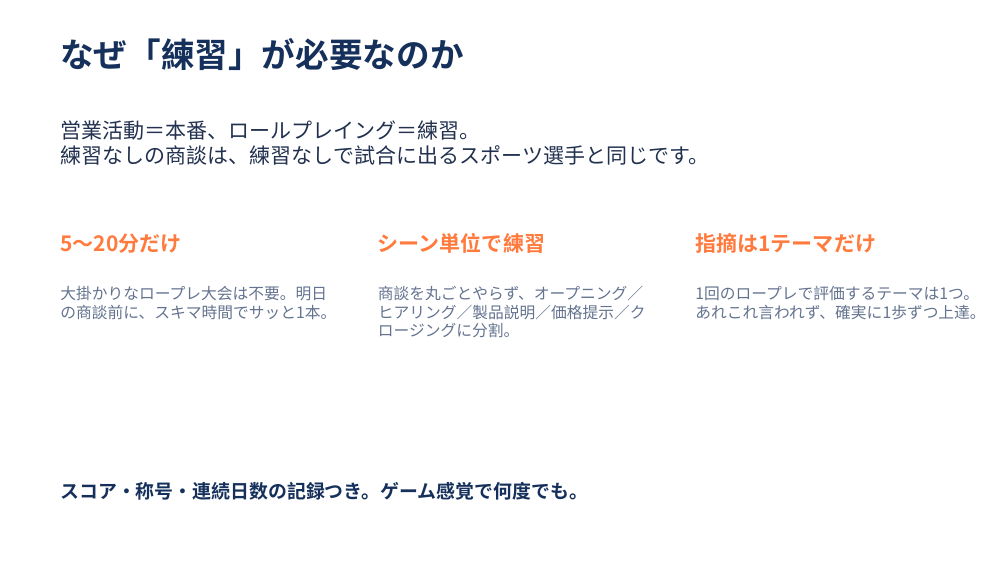
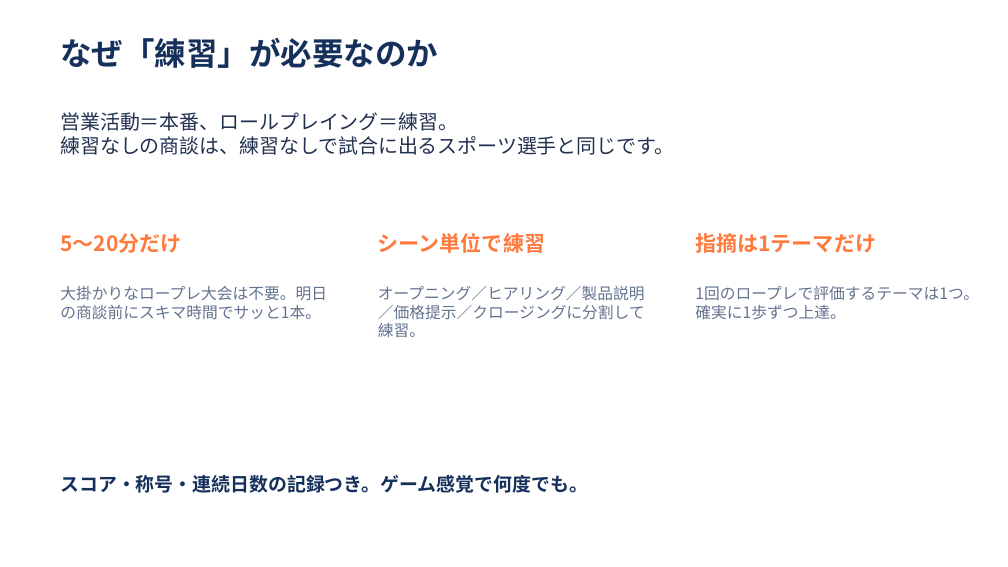
Before and after one commit to natatun1698/claude-code-on-the-web-html, a slide deck: slide 2 of sales-dojo/docs/商談ロープレ道場_初回利用ガイド.pptx. Drawn at 1008x567 pixels with LibreOffice and Linux fonts; fonts in the diff are those of the drawing. Boxes give left, top, right and bottom in pixels: in the first picture for what was removed or moved away, otherwise in the second. Text is boxed around its words. In the diff, an @@ line names an element or a change of style, - is before the commit and + after.

```diff
--- a/sales-dojo/docs/商談ロープレ道場_初回利用ガイド.pptx
+++ b/sales-dojo/docs/商談ロープレ道場_初回利用ガイド.pptx
@@ text "なぜ「練習」が必要なのか" at box(60, 38, 438, 68): size 32 to 30 pt @@
@@ text "営業活動＝本番、ロールプレイング＝練習。": place and size @@
-text "営業活動＝本番、ロールプレイング＝練習。" at box(60, 120, 709, 165)
+text "営業活動＝本番、ロールプレイング＝練習。" at box(60, 112, 674, 155)
@@ text "営業活動＝本番、ロールプレイング＝練習。" at box(60, 112, 674, 155): size 20 to 19 pt @@
@@ text at box(60, 286, 327, 320): text changed @@
-大掛かりなロープレ大会は不要。明日の商談前に、スキマ時間でサッと1本。
+大掛かりなロープレ大会は不要。明日の商談前にスキマ時間でサッと1本。
@@ text at box(378, 286, 645, 337): text changed @@
-商談を丸ごとやらず、オープニング／ヒアリング／製品説明／価格提示／クロージングに分割。
+オープニング／ヒアリング／製品説明／価格提示／クロージングに分割して練習。
@@ text at box(695, 286, 979, 320): text changed @@
-1回のロープレで評価するテーマは1つ。あれこれ言われず、確実に1歩ずつ上達。
+1回のロープレで評価するテーマは1つ。確実に1歩ずつ上達。
@@ text "スコア・称号・連続日数の記録つき。ゲーム感覚で何度でも。": place and size @@
-text "スコア・称号・連続日数の記録つき。ゲーム感覚で何度でも。" at box(60, 482, 588, 500)
+text "スコア・称号・連続日数の記録つき。ゲーム感覚で何度でも。" at box(60, 475, 588, 493)
```
Also in this commit, not shown: 3 other slides changed, 4 slides added, 2 slides removed, 4 other files.
